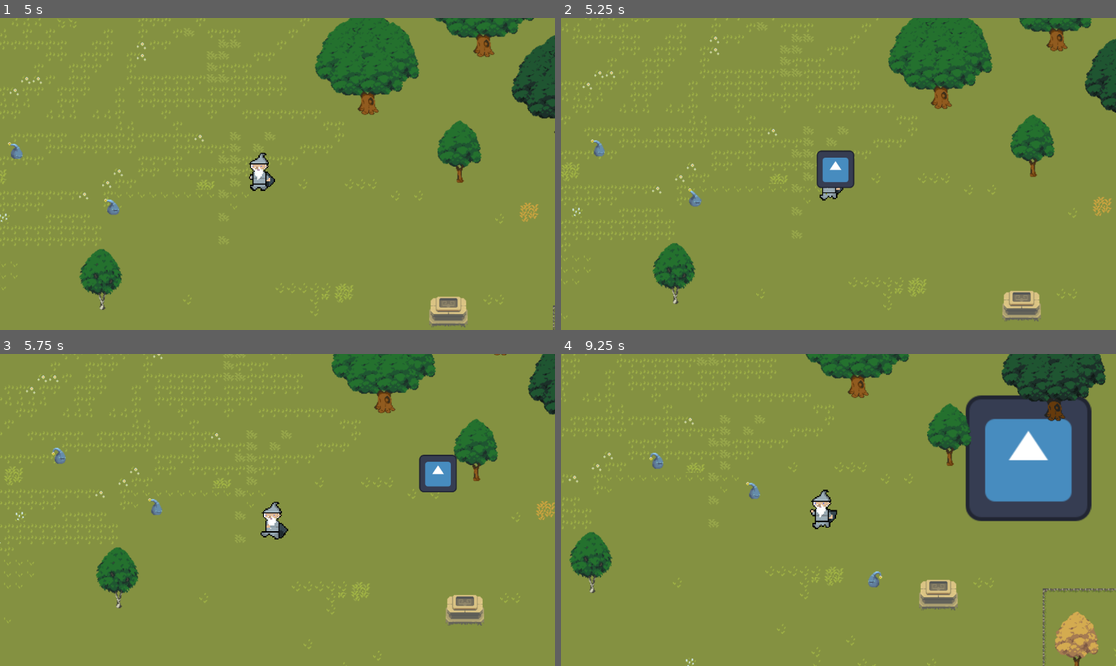
Above: before the commit, frames 1-4 (two rows, left to right).
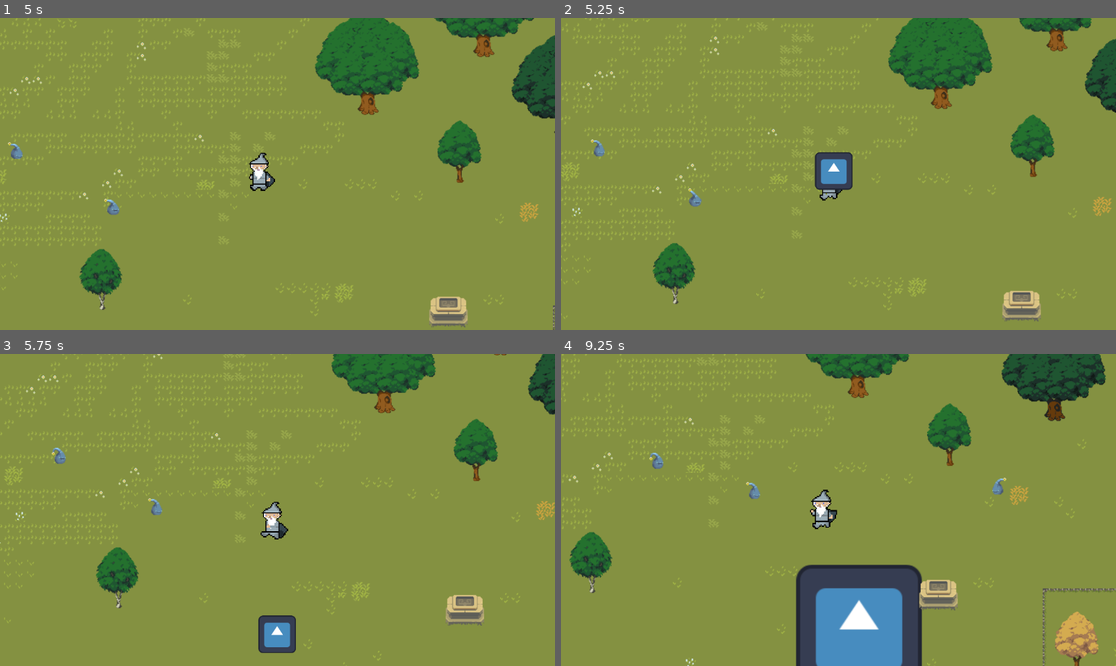
Above: after the commit, the same moments.

Repository: hiNEt0/KonturGameJam24
Game: Godot game, scene res://game.tscn
The game is run twice, just before and just after one commit, with the same random seed, the same clock (stepped at 60 frames per second) and the same inputs. The project has no main scene, so this scene is started directly. The engine's default icon, where the game draws it, is replaced by a stand-in: a white triangle on a blue panel in a dark square.
Inputs:
- Up to frame 1 (5 s): tap Enter at 0.5 s; hold D (move_right) 0.53-1.28 s; hold J 0.53-1.28 s; hold S (move_down) 1.28-2.03 s; tap J at 1.35, 2.85, 4.35 s; hold D (move_right) 2.03-2.78 s; hold J 2.03-2.78 s; hold W (move_up) 2.78-3.53 s; hold J 3.53-4.28 s; hold A (move_left) from 3.53 s (still down)
- Up to frame 2 (5.25 s): release A (move_left) at 5.03 s; hold S (move_down) from 5.03 s (still down); hold J from 5.03 s (still down)
- Up to frame 3 (5.75 s): keep holding S (move_down); keep holding J
- Up to frame 4 (9.25 s): release S (move_down) at 5.78 s; release J at 5.78 s; hold D (move_right) 5.78-6.53 s; tap J at 5.85, 7.35, 8.85 s; hold W (move_up) 6.53-7.28 s; hold J 6.53-7.28 s; hold D (move_right) 7.28-8.03 s; hold S (move_down) 8.03-8.78 s; hold J 8.03-8.78 s; hold A (move_left) from 8.78 s (still down)

Frame 1 is identical in both runs. In frame 2, 0.4% of the frame differs, in the area x 45-53%, y 42-56%; in frame 3, 1.6%; in frame 4, 16%, in the area x 42-96%, y 13-100%.

Commit message:
add exp_manager

Diff:
--- a/Enemy.gd
+++ b/Enemy.gd
@@ -1,13 +1,20 @@
 class_name Enemy
 extends CharacterBody2D
 
-var player_node : Node2D
+var player_node: Node2D
+var exp_manager_node: ExperienceManager
+
 @export var speed = 1.0
 @export var hp = 100
 @export var attack_cooldown = 1.0
+@export var exp_worth = 1
 
-func initialize(player, new_position):
+signal on_killed
+
+func initialize(player, exp_manager, new_position):
 	player_node = player
+	exp_manager_node = exp_manager
+	connect("on_killed", exp_manager_node.on_enemy_killed)
 	position = new_position
 
 # Called when the node enters the scene tree for the first time.
@@ -17,6 +24,7 @@
 func get_damage(damage):
 	hp -= damage
 	if hp <= 0:
+		on_killed.emit()
 		queue_free()
 
 # Called every frame. 'delta' is the elapsed time since the previous frame.
--- a/game.gd
+++ b/game.gd
@@ -5,6 +5,7 @@
 @export var time_to_spawn: float
 @onready var spawn_timer = 0.0
 @onready var player = $"Player2"
+@onready var exp_manager = $"ExperienceManager"
 
 # Called when the node enters the scene tree for the first time.
 func _ready():
@@ -24,5 +25,5 @@
 	var random_y = randf_range(-screen_size.y, screen_size.y)
 
 	var new_enemy = enemy_scene.instantiate()
-	new_enemy.initialize(player, Vector2(random_x, random_y))
+	new_enemy.initialize(player, exp_manager, Vector2(random_x, random_y))
 	add_child(new_enemy)
--- a/game.tscn
+++ b/game.tscn
@@ -1,11 +1,12 @@
-[gd_scene load_steps=7 format=3 uid="uid://dpf2uieo62ekj"]
+[gd_scene load_steps=8 format=3 uid="uid://b2pp855lfqb04"]
 
 [ext_resource type="Script" path="res://game.gd" id="1_e3g5l"]
 [ext_resource type="PackedScene" uid="uid://cmf2yiyjubp7u" path="res://enemy.tscn" id="2_48vdd"]
 [ext_resource type="PackedScene" uid="uid://c0f5sh75fgna1" path="res://background.tscn" id="2_tdtdf"]
 [ext_resource type="PackedScene" uid="uid://d2r6iomqfnpj3" path="res://player_2.tscn" id="3_uhgwk"]
-[ext_resource type="PackedScene" uid="uid://dkbpliagy2o1y" path="res://event_manager.tscn" id="4_35yc0"]
+[ext_resource type="PackedScene" path="res://event_manager.tscn" id="4_35yc0"]
 [ext_resource type="PackedScene" uid="uid://csf33uq2lytm4" path="res://scenes/exploding_fire/exploding_fire_caster.tscn" id="5_wd4oy"]
+[ext_resource type="PackedScene" uid="uid://ctc65kh2iynn2" path="res://scenes/experience_manager.tscn" id="6_e5vs5"]
 
 [node name="Game" type="Node"]
 script = ExtResource("1_e3g5l")
@@ -20,3 +21,5 @@
 [node name="ExplodingFireCaster" parent="Player2" instance=ExtResource("5_wd4oy")]
 
 [node name="EventManager" parent="." instance=ExtResource("4_35yc0")]
+
+[node name="ExperienceManager" parent="." instance=ExtResource("6_e5vs5")]
--- a/player_2.tscn
+++ b/player_2.tscn
@@ -100,5 +100,3 @@
 scale = Vector2(8.21795, 8.21795)
 sprite_frames = SubResource("SpriteFrames_4xlkr")
 animation = &"idle"
-
-[node name="RayCast2D" type="RayCast2D" parent="."]
--- a/player_2_movement.gd
+++ b/player_2_movement.gd
@@ -63,6 +63,7 @@
 	#else:
 		#velocity.x = move_toward(velocity.x, 0, speed)
 
+	direction = get_direction()
 	velocity.x *= movement_modifier.x
 	velocity.y *= movement_modifier.y
 	move_and_collide(velocity.normalized() * speed * delta)
--- /dev/null
+++ b/scenes/experience_manager.tscn
@@ -0,0 +1,6 @@
+[gd_scene load_steps=2 format=3 uid="uid://ctc65kh2iynn2"]
+
+[ext_resource type="Script" path="res://scripts/experience_manager.gd" id="1_e5870"]
+
+[node name="ExperienceManager" type="Node"]
+script = ExtResource("1_e5870")
--- /dev/null
+++ b/scripts/experience_manager.gd
@@ -0,0 +1,28 @@
+class_name ExperienceManager
+extends Node
+
+@onready var exp = 0
+@onready var level = 1
+@onready var next_exp_goal = 2
+
+
+func add_exp(amount):
+	exp += amount
+	print_debug("kill!", exp)
+	if exp >= next_exp_goal:
+		level_up()
+
+
+func level_up():
+	level += 1
+	exp = 0
+	print_debug("level-up!", level)
+	next_exp_goal = get_exp_goal()
+
+
+func get_exp_goal():
+	return 2 * level
+
+
+func on_enemy_killed():
+	add_exp(1)
--- a/scripts/exploding_fire_caster.gd
+++ b/scripts/exploding_fire_caster.gd
@@ -9,12 +9,7 @@
 
 var player: Node2D
 
-# Called when the node enters the scene tree for the first time.
-func _ready():
-	pass # Replace with function body.
 
-
-# Called every frame. 'delta' is the elapsed time since the previous frame.
 func _process(delta):
 	tick_cooldown(delta)
 	if can_cast and Input.is_key_pressed(KEY_J):
@@ -31,12 +26,11 @@
 	else:
 		can_cast = true
 
+
 func cast():
 	var new_spell = spell_scene.instantiate()
 	new_spell.setup(player.position, player.direction)
 	get_tree().get_root().add_child(new_spell)
 
-	print_debug("casted ", position)
-
 	timer = cooldown
 	can_cast = false
--- a/scripts/exploding_fire_explosion.gd
+++ b/scripts/exploding_fire_explosion.gd
@@ -5,13 +5,13 @@
 @onready var timer = 0.5
 @export var explosion_time_threshold = 0.4
 
-# Called every frame. 'delta' is the elapsed time since the previous frame.
+
 func _process(delta):
 	if timer > 0:
 		timer -= delta
 	else:
-		print_debug("died")
 		queue_free()
+
 
 func setup(explosion_position):
 	position = explosion_position
--- a/scripts/exploding_fire_spell.gd
+++ b/scripts/exploding_fire_spell.gd
@@ -14,6 +14,7 @@
 var start_position: Vector2
 var direction: Vector2
 
+
 func _process(delta):
 	position += direction.normalized() * speed * delta
 	speed = speed_curve.sample(lifetime / max_lifetime)
@@ -23,18 +24,19 @@
 		explode()
 		queue_free()
 
+
 func _on_body_entered(body):
 	if body is Enemy:
 		lifetime = max_lifetime
+
 
 func setup(player_position, player_direction):
 	position = player_position
 	start_position = player_position
 	direction = player_direction
 
+
 func explode():
 	var new_explosion = explosion_scene.instantiate()
 	new_explosion.setup(position)
 	get_tree().get_root().add_child(new_explosion)
-
-	print_debug("exploded ", position)
